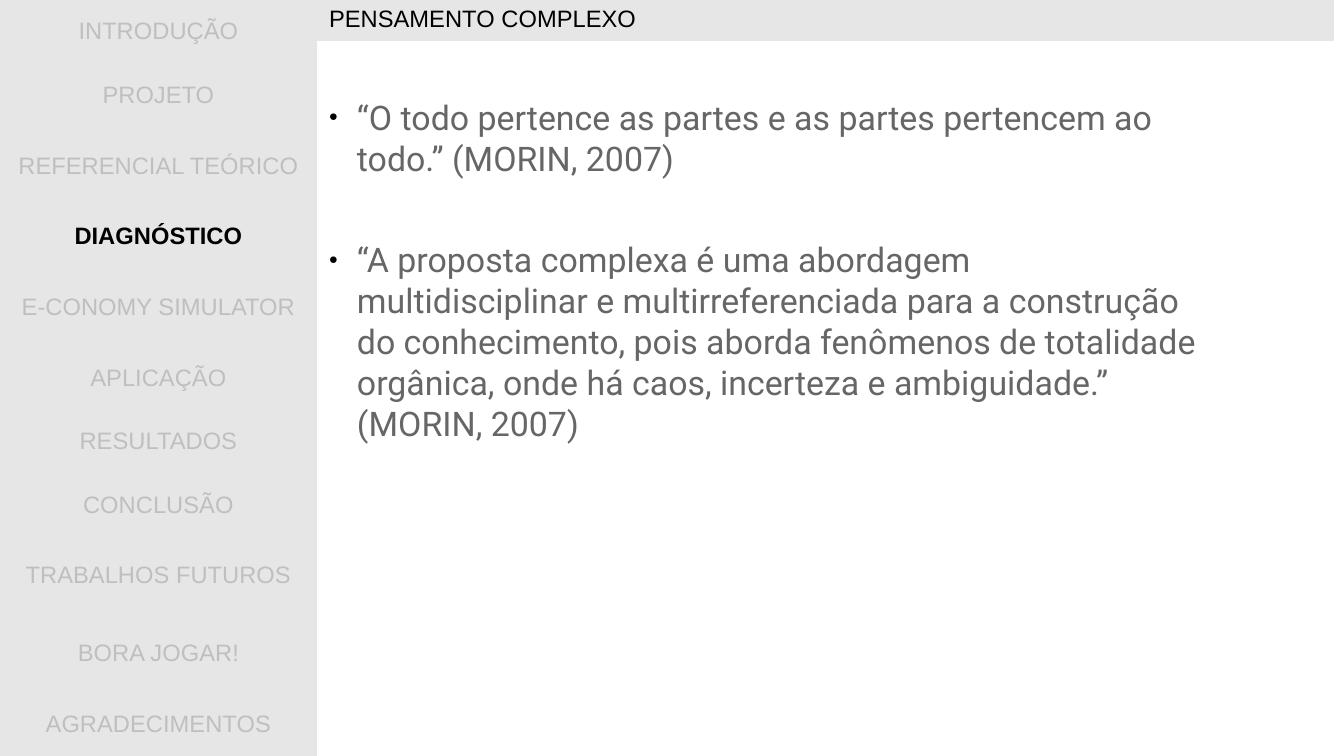
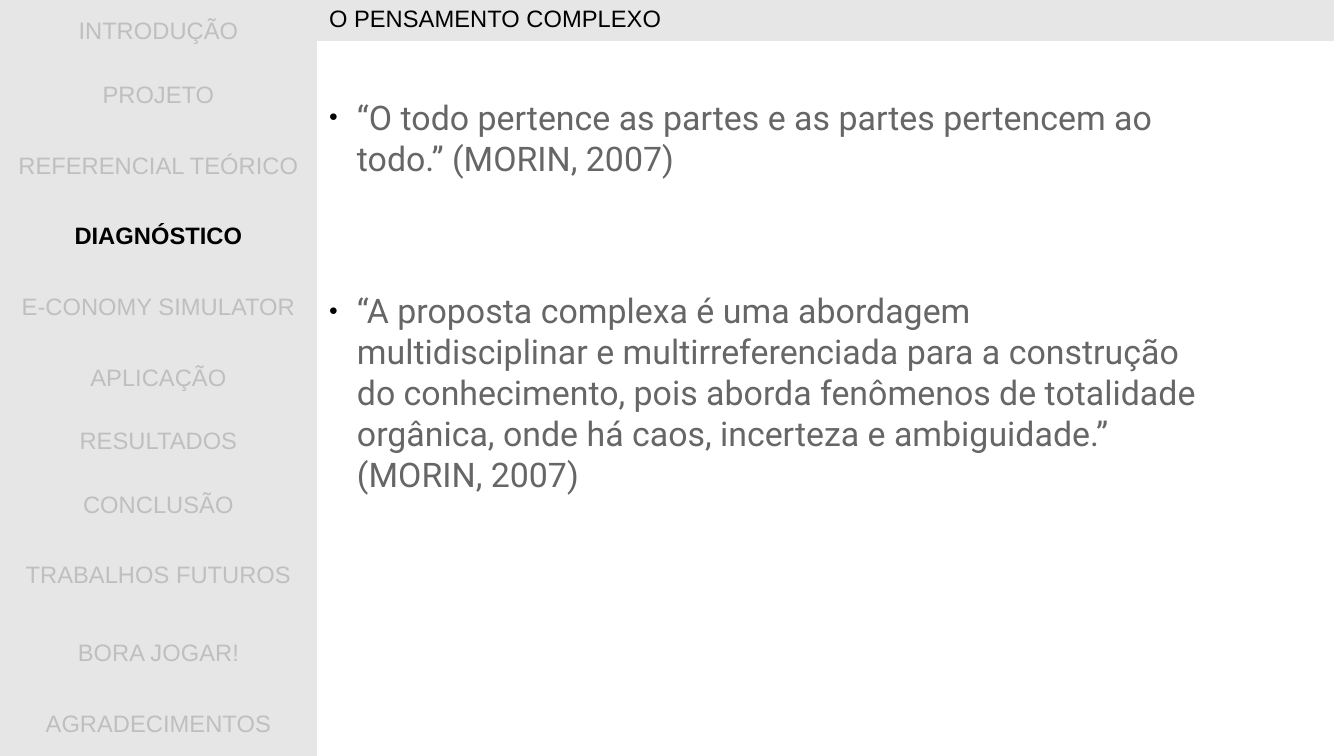
Before and after one commit to gwathsule/e-conomy-simulator, a slide deck: slide 9 of documentacao/apresentacao_tcc.ppt. Drawn at 1344x756 pixels with LibreOffice and Linux fonts; fonts in the diff are those of the drawing; background and template pictures are left out. Boxes give left, top, right and bottom in pixels: in the first picture for what was removed or moved away, otherwise in the second. Text is boxed around its words. In the diff, an @@ line names an element or a change of style, - is before the commit and + after.

```diff
--- a/documentacao/apresentacao_tcc.ppt
+++ b/documentacao/apresentacao_tcc.ppt
@@ table at (x1=317, y1=0, x2=1335, y2=40) @@
-row 1, column 1: PENSAMENTO COMPLEXO
+row 1, column 1: O PENSAMENTO COMPLEXO
@@ text "“O todo pertence as partes ..." rewrapped from (x1=357, y1=104, x2=1196, y2=444) to (x1=357, y1=104, x2=1196, y2=495) @@
```
Also in this commit, not shown: 3 other slides changed.
